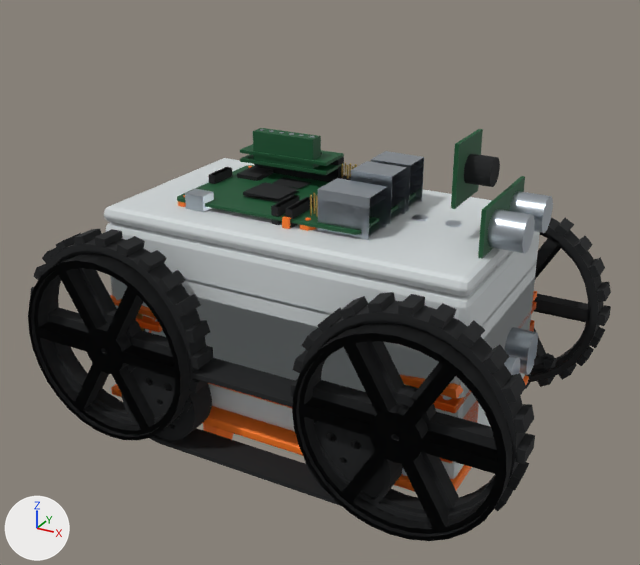
Two versions of the Blender file assets/blender/presets/preset_cards.blend, one commit apart.
The view is the same before and after, from a camera (50 mm lens) standing at (1.67, -3.05, 2.11) and looking at (0.01, -0.04, 0.61). The axes (+X, +Y, +Z) are drawn at lower left. The lights are the same throughout. The first picture is the older version.

The first picture shows 'mesh_pcb_9.002', 'mesh_rubber_and_chip_18.001', 'mesh_rubber_and_chip_2', 'mesh_rubber_and_chip_20.001', 'mesh_rubber_and_chip_21', 'mesh_rubber_and_chip_21_002', 'mesh_steel_11.002', 'part_waterproof_case_hammond_1554j2gy__polymer', 'part_waterproof_case_hammond_1554j2gy__polymer.001', 'tire_tread_visual__23', 'tire_tread_visual__23_001', 'tire_tread_visual__23_002' and 26 more.
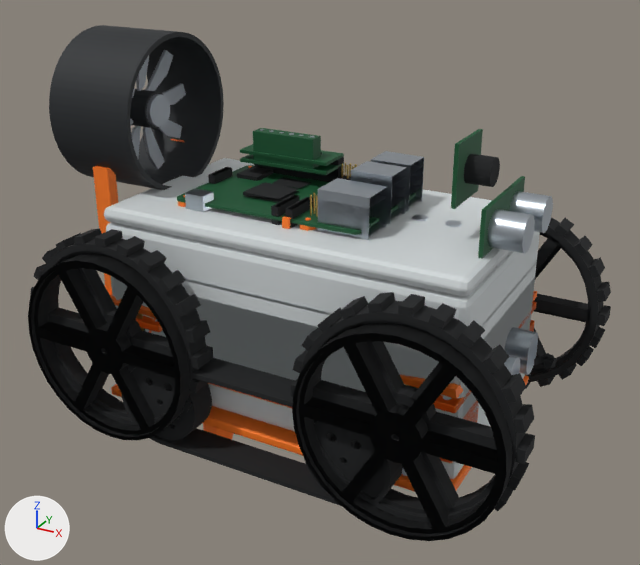
The change in detail:
In material 'rubber_and_chip.005' (mat_rubber_and_chip_005), roughness goes from 0.94 to 0.68.
me_hub_web_014 has 1084 vertices, 712 faces and spans x -1.0..1.0, y -0.15..0.15, z -1.0..1.0.
me_hub_web_014 no longer uses material mat_rubber_and_chip_010 (black #151719).
me_hub_web_014 gains material mat_rubber_and_chip_011 (black #151719).
me_tread_band_005 has 960 vertices, 544 faces and spans x -1.0..1.0, y -0.12..0.12, z -1.0..1.0.
me_tread_band_005 no longer uses material mat_rubber_and_chip_010 (black #151719).
me_tread_band_005 gains material mat_rubber_and_chip_011 (black #151719).
Mesh me_edf_hub_cap is new.
It has 414 vertices, 236 faces and spans x -0.2..0.2, y -0.99..0.99, z -1.0..1.0.
It uses material mat_steel_003 (grey #aaafb6).
Mesh me_edf_closed_annular_duct is new.
It has 840 vertices, 548 faces and spans x -0.62..0.62, y -1.0..1.0, z -1.0..1.0.
It uses material mat_rubber_and_chip_005 (black #1d2124).
Mesh me_edf_motor_hub is new.
It has 144 vertices, 92 faces and spans x -1.0..1.0, y -0.89..0.89, z -0.89..0.89.
It uses material mat_rubber_and_chip_005 (black #1d2124).
Mesh me_edf_mount_foot_left is new.
It has 96 vertices, 48 faces and spans x -0.73..0.73, y -0.97..0.97, z -1.0..1.0.
It uses material mat_petg_004 (orange #ff7a1a).
Object 'rotor_steel' (ob_rotor_steel) is new; it shows me_edf_hub_cap.
Its parent is ob_thruster_rotor_ducted_fan.
Its location is (5.15, 0.627, 0.128).
Its scale is (29.5, 29.5, 29.5).
Object 'thruster_rotor_ducted_fan' (ob_thruster_rotor_ducted_fan) is new.
Its parent is ob_module_ducted_fan.
Its location is (-92.0, 0.0, 124.0).
Object 'module_ducted_fan' (ob_module_ducted_fan) is new.
Its parent is ob_speedster__ducted_fan.
Its location is (0.0, 0.0, 0.0).
Its scale is (0.01, 0.01, 0.01).
Object 'speedster__ducted_fan' (ob_speedster__ducted_fan) is new.
Its location is (0.0, 0.0, 0.0).
Object 'edf_rubber_and_chip' (ob_edf_rubber_and_chip) is new; it shows me_edf_closed_annular_duct.
Its parent is ob_module_ducted_fan.
Its location is (-92.0, 0.0, 124.0).
Its scale is (34.0, 34.0, 34.0).
Object 'rotor_rubber_and_chip' (ob_rotor_rubber_and_chip) is new; it shows me_edf_motor_hub.
Its parent is ob_thruster_rotor_ducted_fan.
Its location is (0.0, 0.0, 0.0).
Its scale is (9.0, 9.0, 9.0).
Object 'edf_petg' (ob_edf_petg) is new; it shows me_edf_mount_foot_left.
Its parent is ob_module_ducted_fan.
Its location is (-86.0, 0.0, 71.0).
Its scale is (33.0, 33.0, 33.0).

Pixel boxes [x1, y1, x2, y2] of what changed, in the pictures (640 x 565 px):
'edf_rubber_and_chip', added (black): after [49, 25, 224, 190]
'rotor_steel', added: after [130, 50, 186, 169]
'edf_petg', added (mostly hidden): after [93, 139, 184, 295]
'rotor_rubber_and_chip', added (black): after [130, 89, 163, 128]
